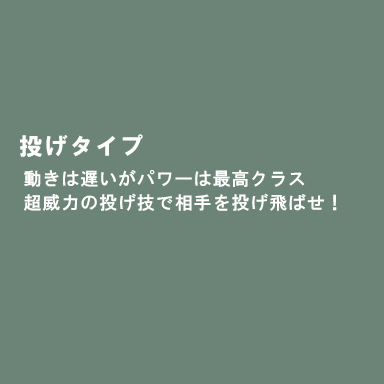
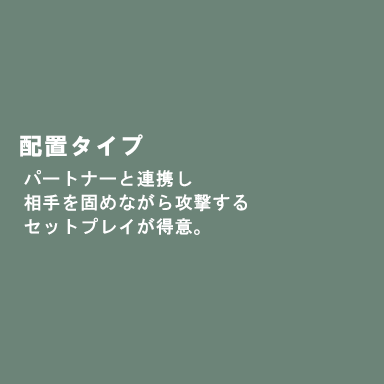
Before/after of a 384×384 layered artwork. What changed in the layer stack:
added group "ヘテ" with 2 layers above "モコイ" over [left=20, top=135, right=247, bottom=235]
added layer "パートナーと連携し 相手を固めながら攻撃する セットプレイが得意。" in group "ヘテ" over [left=24, top=170, right=247, bottom=235]
added layer "配置タイプ" in group "ヘテ" over [left=20, top=135, right=68, bottom=157]
hid group "兄貴" (2 layers) over [left=20, top=135, right=337, bottom=211]
